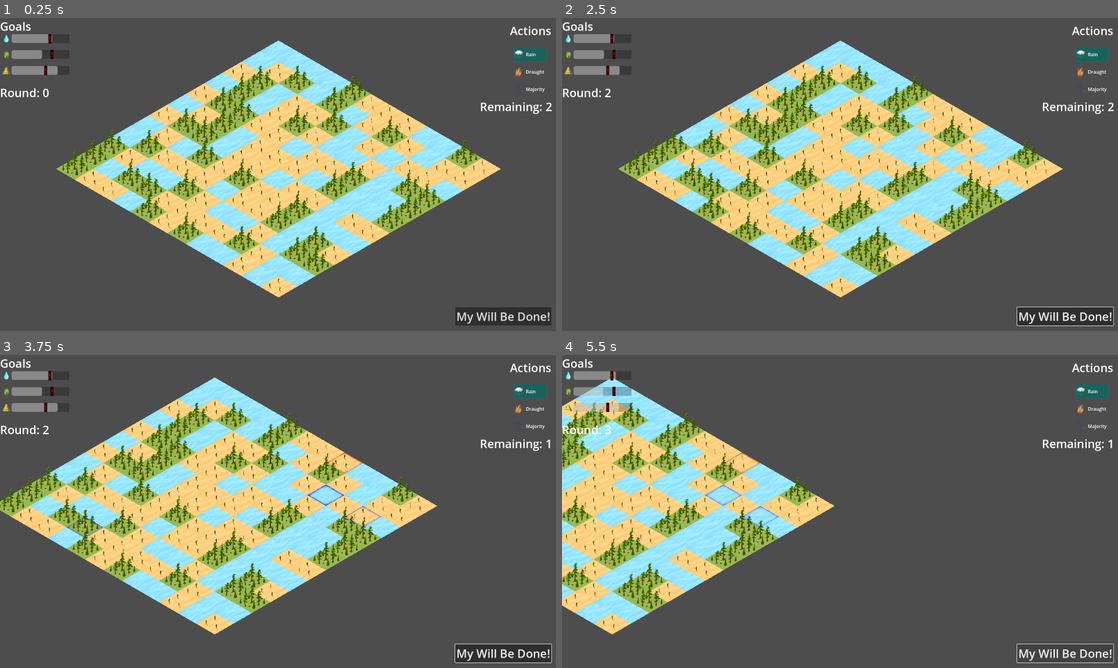
Above: before the commit, frames 1-4 (two rows, left to right).
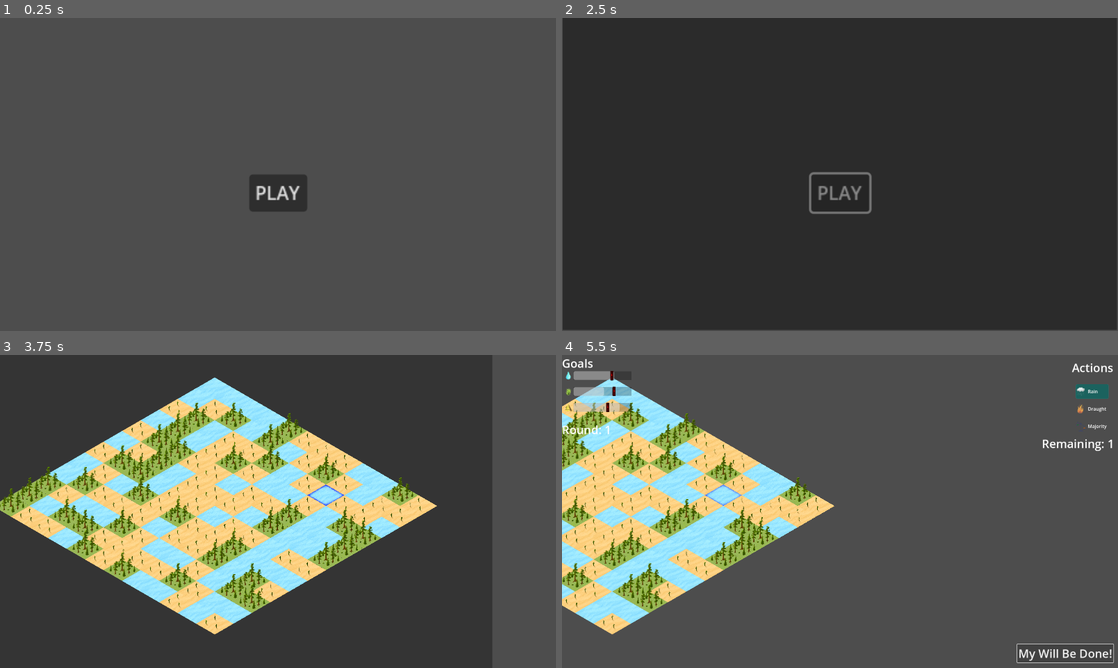
Above: after the commit, the same moments.

Repository: matouseek/game_jam_24
Game: Godot game, scene res://scenes/menu.tscn
Same seed, same stepped clock (60 frames per second), same inputs: the game is played once before the commit and once after it. Before the commit the project starts from res://scenes/game.tscn. The engine's default icon, where the game draws it, is replaced by a stand-in: a white triangle on a blue panel in a dark square.
Inputs (mouse positions are in pixels of both pictures, inside the frame that each line leads up to):
- Up to frame 1 (0.25 s): no input
- Up to frame 2 (2.5 s): click (1067, 315) at 0.5 s, where only the run before the commit has a clickable "My Will Be Done!"; click (1067, 315) at 1.25 s, where only the run before the commit has a clickable "My Will Be Done!"; click (840, 193) at 2 s, where only the run after the commit has a clickable "PLAY"
- Up to frame 3 (3.75 s): click (278, 530) at 2.75 s, where only the run after the commit has a clickable "PLAY"; move the mouse to (400, 495) at 3.52 s; press the mouse at (400, 495) at 3.53 s; hold D (right) from 3.53 s (still down)
- Up to frame 4 (5.5 s): release D (right) at 4.25 s; release the mouse at (962, 495) at 4.25 s; click "My Will Be Done!" at 4.25 s; click "My Will Be Done!" at 5 s

The runs differ from the first frame. In frame 1, 35% of the frame differs, in the area x 0-100%, y 1-99%; in frame 2, 98%, in the area x 0-100%, y 0-100%; in frame 3, 56%; in frame 4, 0.3%.

Commit message:
FadeIn/Out done

Diff:
--- a/project.godot
+++ b/project.godot
@@ -11,7 +11,7 @@
 [application]
 
 config/name="game_jam_24"
-run/main_scene="res://scenes/game.tscn"
+run/main_scene="res://scenes/menu.tscn"
 config/features=PackedStringArray("4.3", "GL Compatibility")
 config/icon="res://assets/icon.svg"
 
--- a/scenes/game.tscn
+++ b/scenes/game.tscn
@@ -7,11 +7,19 @@
 scale = Vector2(0.5, 0.5)
 script = ExtResource("1_bggsq")
 
+[node name="ColorRect" type="ColorRect" parent="."]
+offset_left = -7178.0
+offset_top = -674.0
+offset_right = 8186.0
+offset_bottom = 8022.0
+color = Color(0, 0, 0, 1)
+
 [node name="Environment" parent="." instance=ExtResource("2_p43xb")]
 
 [node name="Camera2D" type="Camera2D" parent="Environment"]
 position = Vector2(500, 3700)
 scale = Vector2(5, 5)
+zoom = Vector2(0.25, 0.25)
 
 [node name="Timer" type="Timer" parent="."]
 wait_time = 3.0
--- a/scenes/hud.tscn
+++ b/scenes/hud.tscn
@@ -16,6 +16,7 @@
 bg_color = Color(0, 0, 0, 0.243137)
 
 [node name="HUD" type="CanvasLayer"]
+visible = false
 script = ExtResource("1_n2wg5")
 
 [node name="Actions" type="Node2D" parent="."]
--- /dev/null
+++ b/scenes/menu.gd
@@ -0,0 +1,10 @@
+extends Node2D
+
+func _on_button_pressed() -> void:
+	$Trans.visible = true
+	var tween = get_tree().create_tween()
+	tween.tween_property($Trans, "color:a", 1, 1)
+	tween.tween_callback(fade_in)
+
+func fade_in():
+	get_tree().change_scene_to_file("res://scenes/game.tscn")
--- /dev/null
+++ b/scenes/menu.tscn
@@ -0,0 +1,37 @@
+[gd_scene load_steps=4 format=3 uid="uid://c4wq0engbvksj"]
+
+[ext_resource type="Script" path="res://scenes/menu.gd" id="1_4l1wm"]
+
+[sub_resource type="CanvasItemMaterial" id="CanvasItemMaterial_qrphs"]
+
+[sub_resource type="AnimationLibrary" id="AnimationLibrary_lnps3"]
+
+[node name="Menu" type="Node2D"]
+material = SubResource("CanvasItemMaterial_qrphs")
+script = ExtResource("1_4l1wm")
+
+[node name="AnimationPlayer" type="AnimationPlayer" parent="."]
+root_node = NodePath("")
+libraries = {
+"": SubResource("AnimationLibrary_lnps3")
+}
+
+[node name="Button" type="Button" parent="."]
+offset_left = -24.0
+offset_right = 26.0
+offset_bottom = 32.0
+scale = Vector2(4, 4)
+pivot_offset = Vector2(25, 0)
+text = "PLAY"
+
+[node name="Camera2D" type="Camera2D" parent="."]
+
+[node name="Trans" type="ColorRect" parent="."]
+visible = false
+offset_left = -958.0
+offset_top = -542.0
+offset_right = 957.0
+offset_bottom = 536.0
+color = Color(0, 0, 0, 0)
+
+[connection signal="pressed" from="Button" to="." method="_on_button_pressed"]
--- a/scripts/game_manager.gd
+++ b/scripts/game_manager.gd
@@ -17,6 +17,13 @@
 func _ready() -> void:
 	HUD.do_will.connect(_on_will_done)
 	camera.zoom = Vector2(zoom_factor,zoom_factor)
+	var tween = get_tree().create_tween()
+	tween.tween_property($ColorRect, "color:a", 0,1)
+	tween.tween_callback(anihilation)
+
+func anihilation():
+	$ColorRect.visible = false
+	HUD.visible = true
 
 func _input(event: InputEvent) -> void:
 	if (event.is_action_pressed("zoom_in")):
